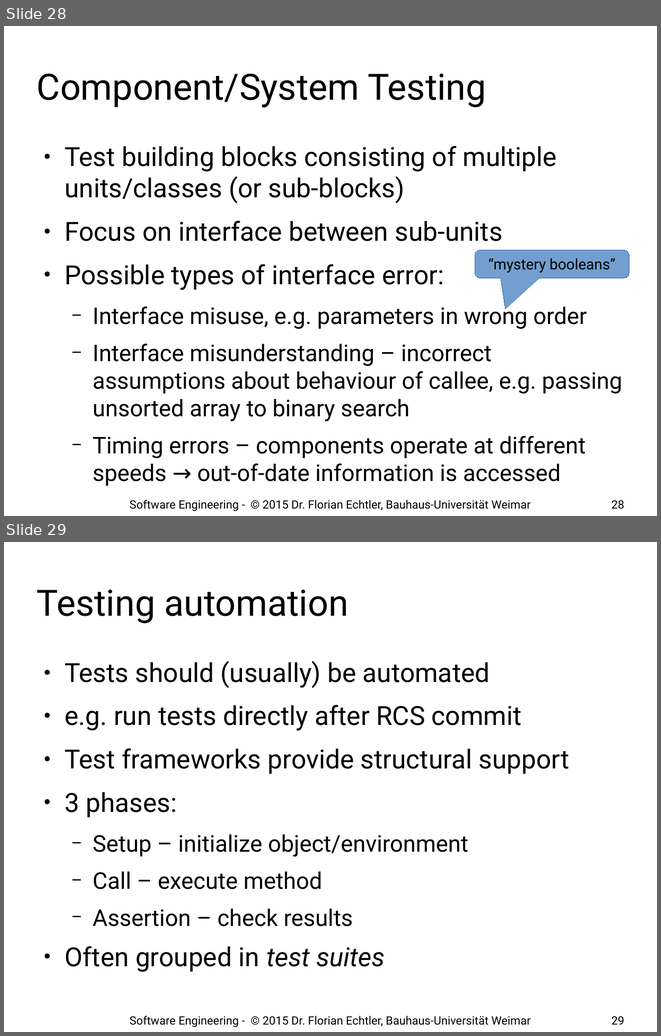
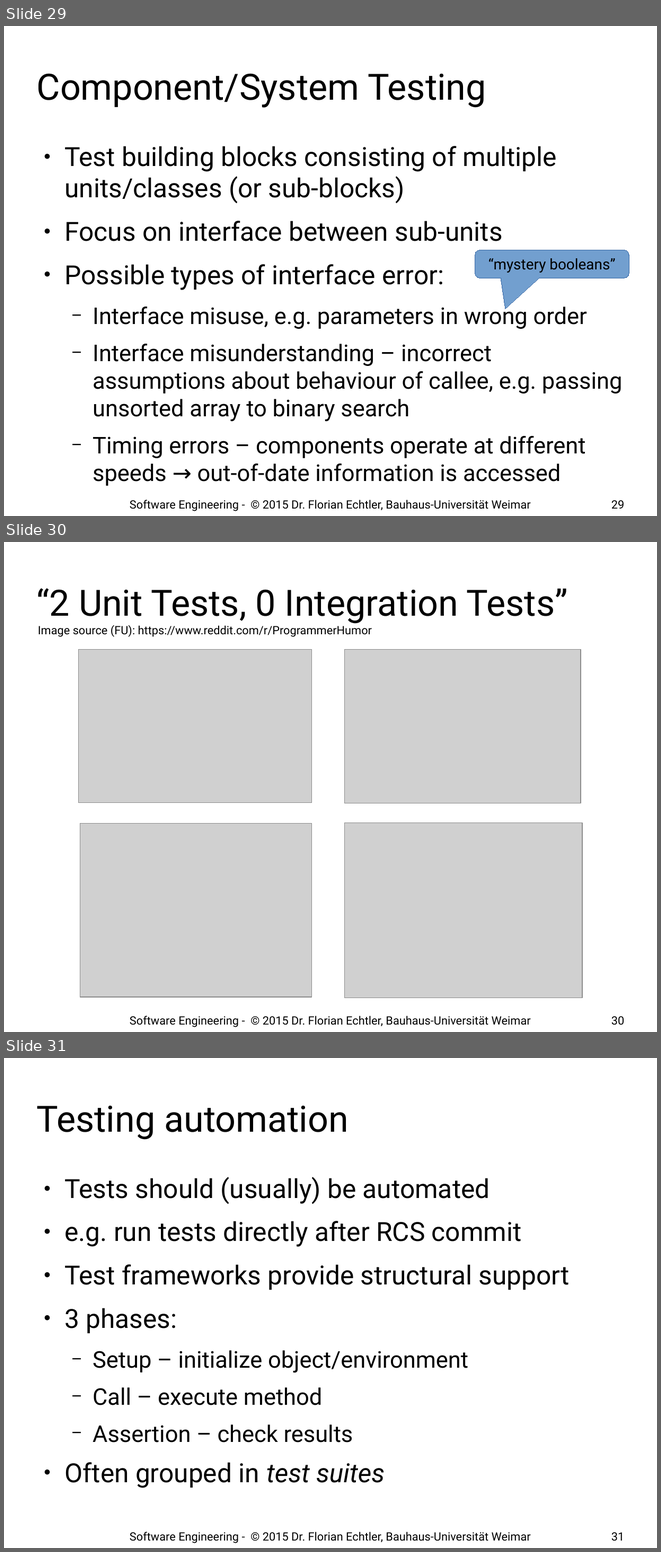
Before and after one commit to floe/software-engineering, a slide deck: 02-best-practices.odp. Shown one above the other, each under a label of ours: slides 28 and 29 before the commit, slides 29, 30 and 31 after it. The pictures are 661x1036 and 661x1552 pixels, drawn with LibreOffice and Linux fonts; fonts in the diff are those of the drawing; grey boxes stand for pictures; background and template pictures are left out. Boxes give left, top, right and bottom in pixels: in the first picture for what was removed or moved away, otherwise in the second. Text is boxed around its words. In the diff, an @@ line names an element or a change of style, - is before the commit and + after.

```diff
--- a/02-best-practices.odp
+++ b/02-best-practices.odp
@@ slide 30 added at bbox=[4, 542, 657, 1032], background #FFFFFF @@
@@ title added at bbox=[37, 588, 568, 624], 44 pt, text #000000 @@
+“2 Unit Tests, 0 Integration Tests”
@@ text added at bbox=[38, 625, 372, 637], 14 pt, text #000000 @@
+Image source (FU): https://www.reddit.com/r/ProgrammerHumor
@@ picture added at bbox=[79, 649, 312, 803] @@
@@ picture added at bbox=[345, 649, 581, 803] @@
@@ picture added at bbox=[80, 823, 311, 996] @@
@@ picture added at bbox=[345, 823, 583, 998] @@
@@ text added at bbox=[130, 1015, 531, 1027], 14 pt, text #000000 @@
+Software Engineering - © 2015 Dr. Florian Echtler, Bauhaus-Universität Weimar
@@ page number added at bbox=[611, 1016, 624, 1025], 14 pt, text #000000 @@
+30
@@ what was slide 28 is now slide 29 @@
@@ page number at bbox=[611, 500, 624, 508]: text changed @@
-28
+29
@@ what was slide 29 is now slide 31 @@
@@ page number at bbox=[611, 1532, 624, 1541]: text changed @@
-29
+31
```
Also in this commit, not shown: 6 slides changed, 1 other slide added.
